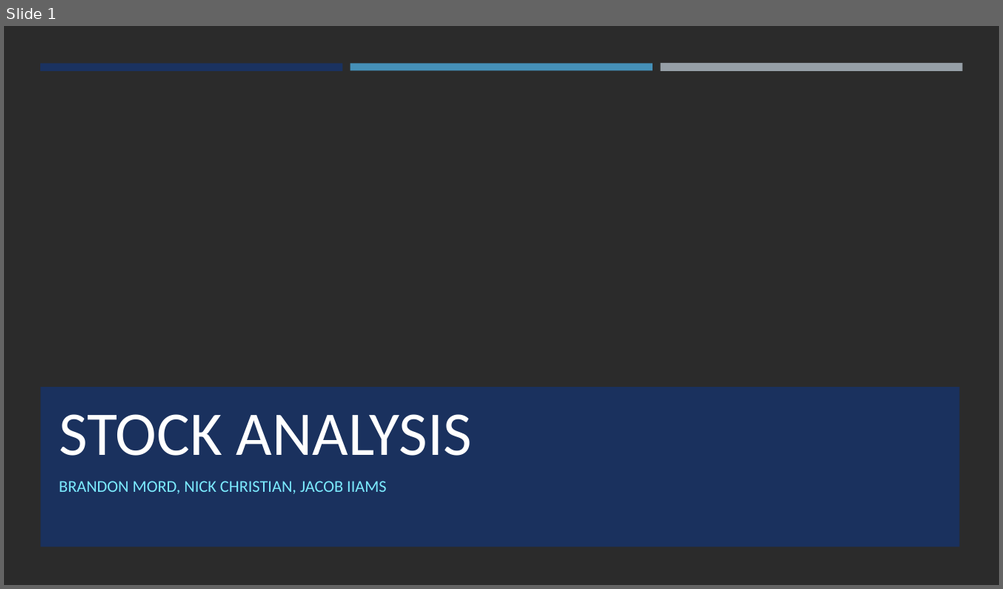
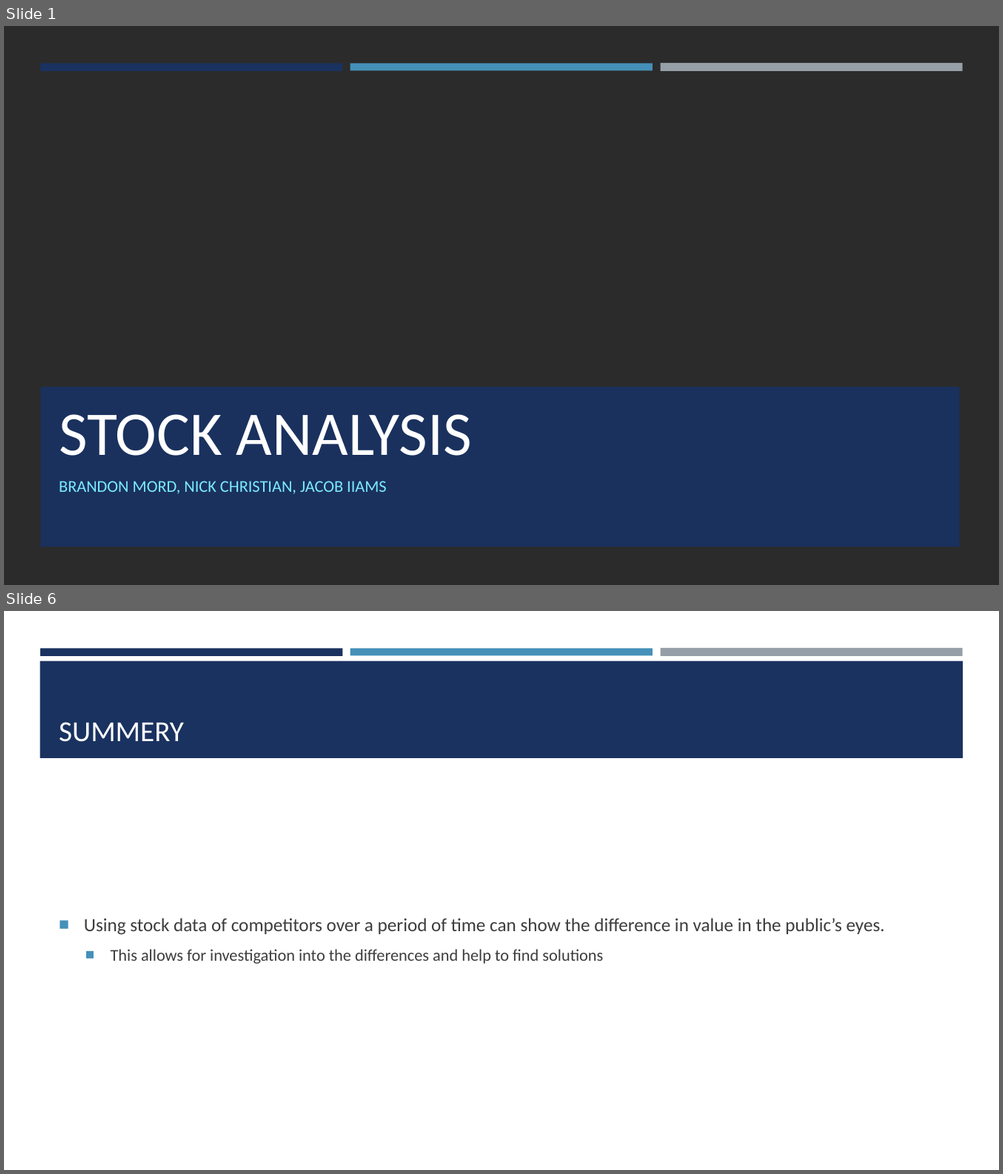
Before and after one commit to Bmord01/Csci260FinalProject, a slide deck: Stock Analysis.pptx. Shown one above the other, each under a label of ours: slide 1 before the commit, slides 1 and 6 after it; the slides between them are not shown. The pictures are 1003x589 and 1003x1174 pixels, drawn with LibreOffice and Linux fonts; fonts in the diff are those of the drawing; background and template pictures are left out; a plain dark background stands for a picture behind light text. Boxes give left, top, right and bottom in pixels: in the first picture for what was removed or moved away, otherwise in the second. Text is boxed around its words. In the diff, an @@ line names an element or a change of style, - is before the commit and + after.

```diff
--- a/Stock Analysis.pptx
+++ b/Stock Analysis.pptx
@@ slide 6 added at box(4, 611, 999, 1170), background #FFFFFF @@
@@ rectangle added at box(40, 648, 343, 655), fill #1A3260 @@
@@ rectangle added at box(350, 648, 652, 655), fill #4590B8 @@
@@ rectangle added at box(660, 648, 962, 657), fill #969FA7 @@
@@ rectangle added at box(40, 661, 963, 758), fill #1A3260 @@
@@ title added at box(59, 722, 184, 742), 28 pt, text #FFFFFF @@
+SUMMERY
@@ text added at box(84, 918, 885, 964), 18 pt, text #3D3D3D @@
+■ Using stock data of competitors over a period of time can show the difference in value in the public’s eyes.
+  ■ This allows for investigation into the differences and help to find solutions
```
Also in this commit, not shown: 4 slides changed.
